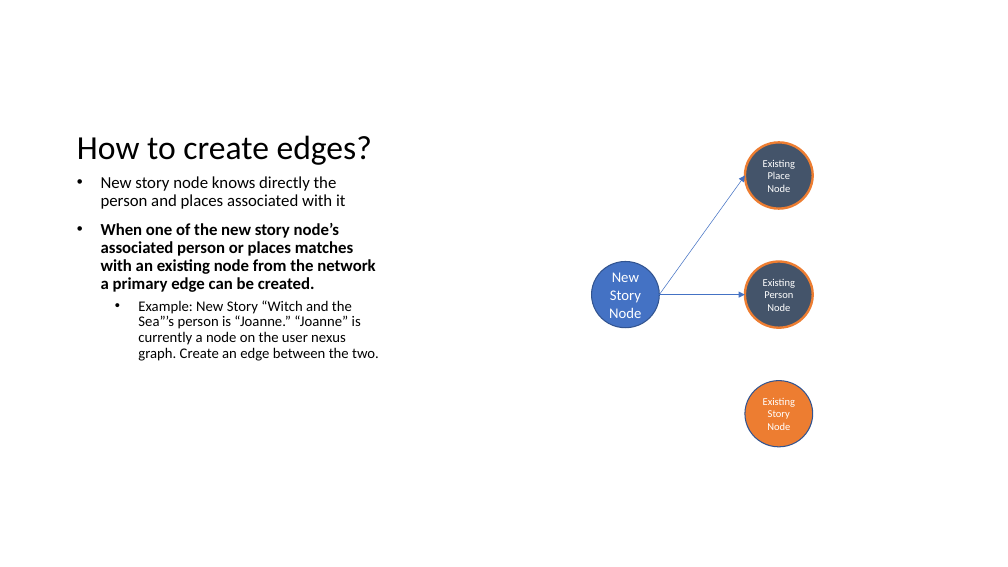
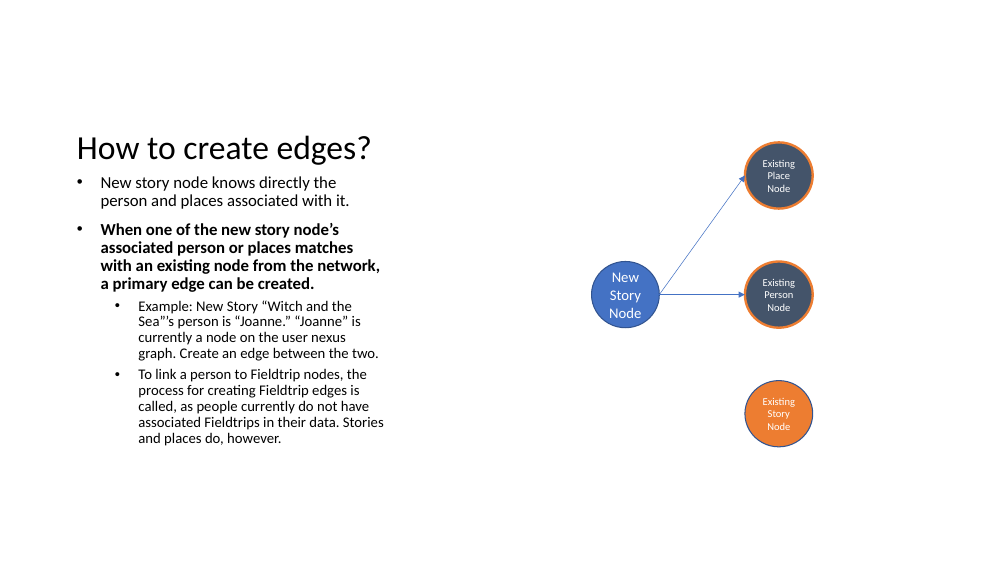
Before and after one commit to ScandinavianSection-UCLA/Nexus2, a slide deck: slide 4 of Documentation/UserNexus/How to Create Edges/UserNexusDocumentation.pptx. Drawn at 1008x567 pixels with LibreOffice and Linux fonts; fonts in the diff are those of the drawing. Boxes give left, top, right and bottom in pixels: in the first picture for what was removed or moved away, otherwise in the second. Text is boxed around its words. In the diff, an @@ line names an element or a change of style, - is before the commit and + after.

Commit message:
Updated the powerpoint for node adding
Updated the UserNexusDocumentation powerpoint to prepare for the meeting with the professor.

```diff
--- a/Documentation/UserNexus/How to Create Edges/UserNexusDocumentation.pptx
+++ b/Documentation/UserNexus/How to Create Edges/UserNexusDocumentation.pptx
@@ text at [101, 176, 380, 292]: text changed @@
-• New story node knows directly the person and places associated with it
-• When one of the new story node’s associated person or places matches with an existing node from the network a primary edge can be created.
+• New story node knows directly the person and places associated with it.
+• When one of the new story node’s associated person or places matches with an existing node from the network, a primary edge can be created.
@@ text at [138, 368, 384, 446]: paragraph added @@
+  • To link a person to Fieldtrip nodes, the process for creating Fieldtrip edges is called, as people currently do not have associated Fieldtrips in their data. Stories and places do, however.
```
Also in this commit, not shown: 5 other slides changed, 2 slides added.
